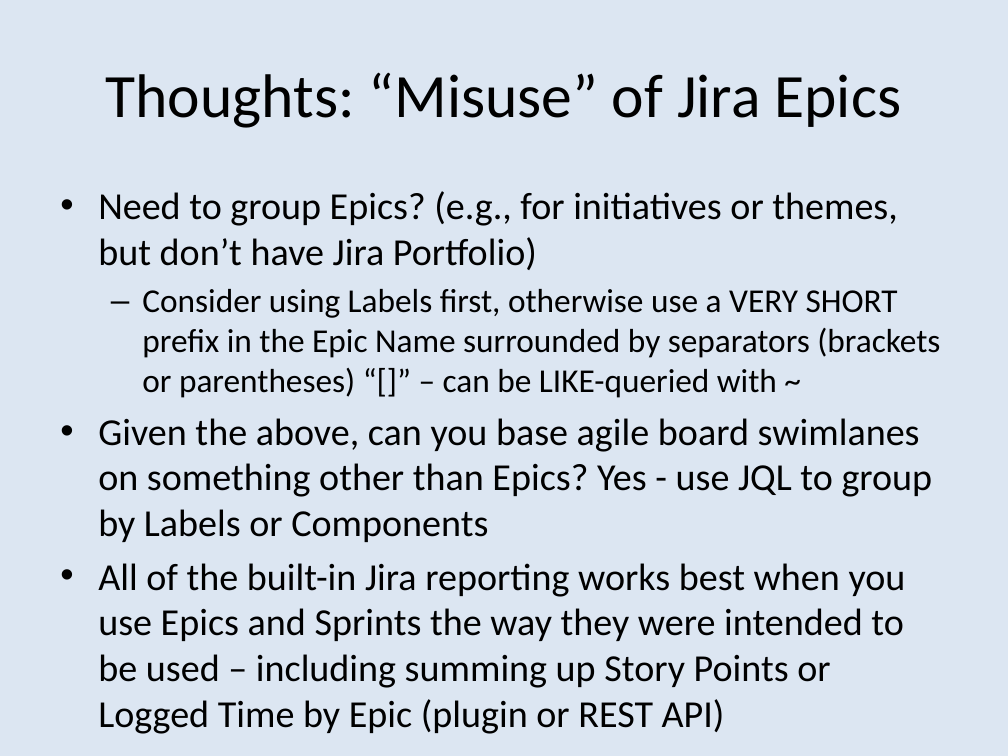
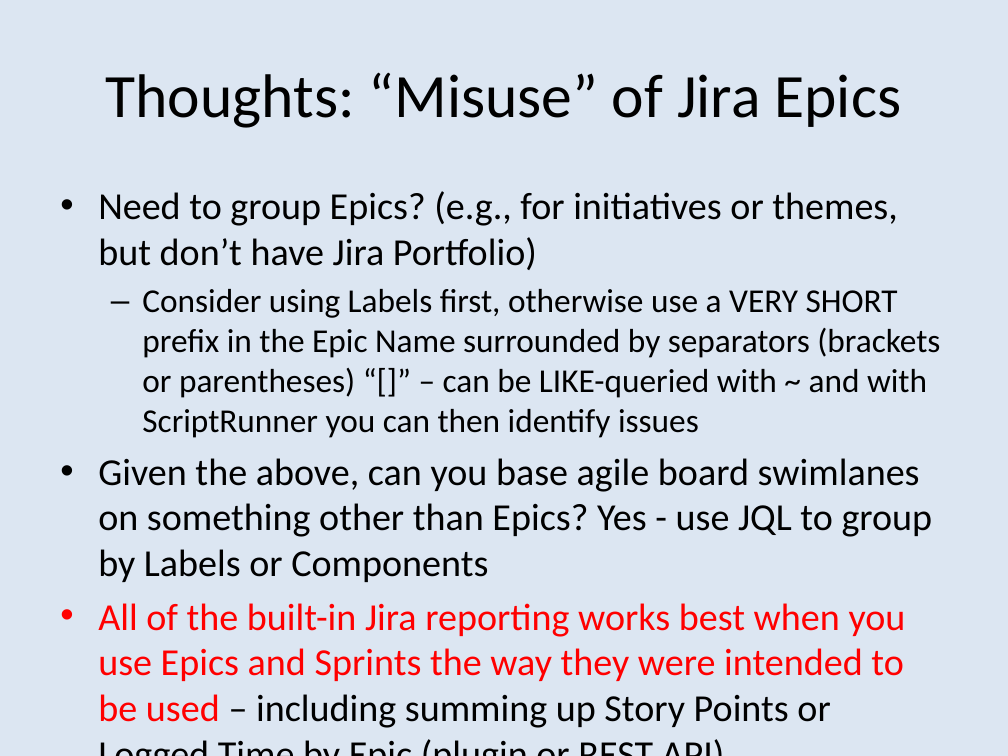
Before and after one commit to bobk/jirapresentations, a slide deck: slide 5 of Jira Epic Thoughts and Jira Agile Tips and Tricks 1.pptx. Drawn at 1008x756 pixels with LibreOffice and Linux fonts; fonts in the diff are those of the drawing. Boxes give left, top, right and bottom in pixels: in the first picture for what was removed or moved away, otherwise in the second. Text is boxed around its words. In the diff, an @@ line names an element or a change of style, - is before the commit and + after.

```diff
--- a/Jira Epic Thoughts and Jira Agile Tips and Tricks 1.pptx
+++ b/Jira Epic Thoughts and Jira Agile Tips and Tricks 1.pptx
@@ text at [142, 289, 940, 438]: text changed @@
-  – Consider using Labels first, otherwise use a VERY SHORT prefix in the Epic Name surrounded by separators (brackets or parentheses) “[]” – can be LIKE-queried with ~
+  – Consider using Labels first, otherwise use a VERY SHORT prefix in the Epic Name surrounded by separators (brackets or parentheses) “[]” – can be LIKE-queried with ~ and with ScriptRunner you can then identify issues
@@ text at [98, 603, 906, 728]: text colour #000000 to #FF0000 in "All of the built-in Jira reporting works ..." @@
```
Also in this commit, not shown: 7 other slides changed.
